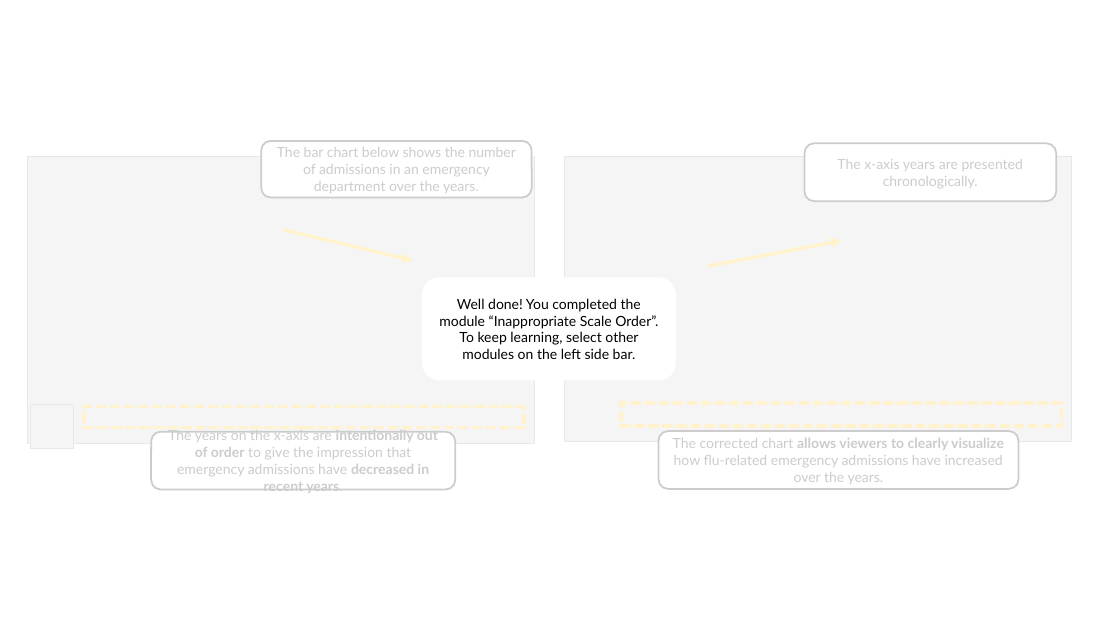
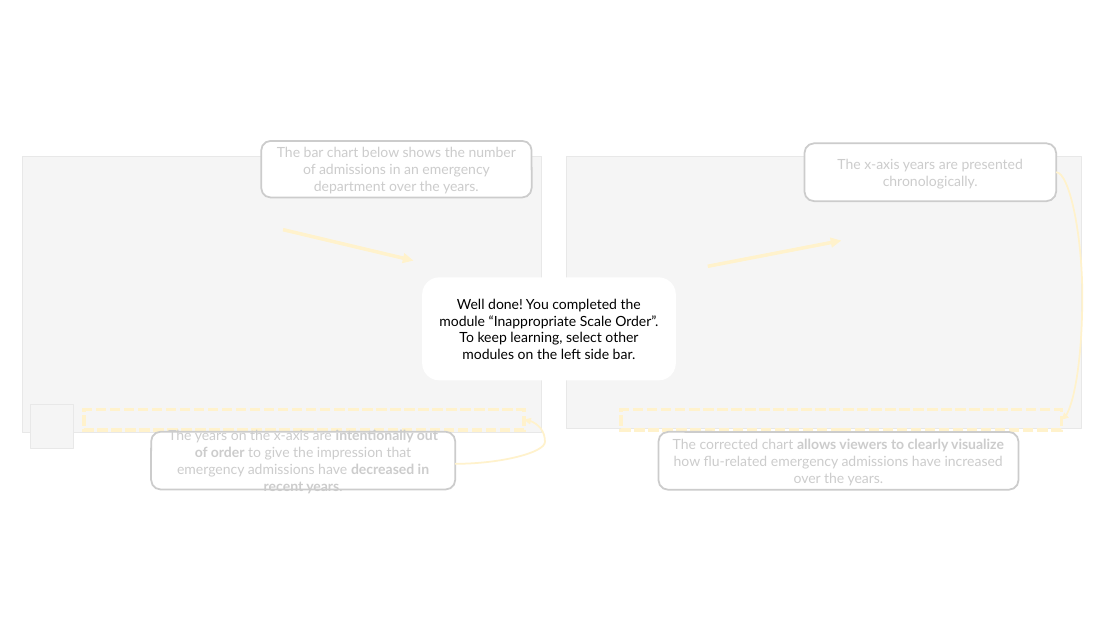
Before and after one commit to marianast97/VisualizationLiteracy, a slide deck: slide 156 of LearningContent/LearningContent.pptx. Drawn at 1120x630 pixels with LibreOffice and Linux fonts; fonts in the diff are those of the drawing; grey boxes stand for pictures. Boxes give left, top, right and bottom in pixels: in the first picture for what was removed or moved away, otherwise in the second. Text is boxed around its words. In the diff, an @@ line names an element or a change of style, - is before the commit and + after.

```diff
--- a/LearningContent/LearningContent.pptx
+++ b/LearningContent/LearningContent.pptx
@@ picture: place and size @@
-picture at [28, 156, 534, 444]
+picture at [22, 156, 541, 433]
@@ picture: place and size @@
-picture at [565, 156, 1071, 442]
+picture at [566, 156, 1081, 429]
@@ curved arrow added from (1056, 172) to (1062, 420), #FFC000 1.5 pt @@
@@ rectangle: place and size @@
-rectangle at [621, 403, 1061, 426]
+rectangle at [621, 409, 1061, 429]
@@ curved arrow added from (455, 464) to (524, 420), #FFC000 1.5 pt @@
```
Also in this commit, not shown: 5 other slides changed, 1 slide added, 1 slide removed, 11 other files.
